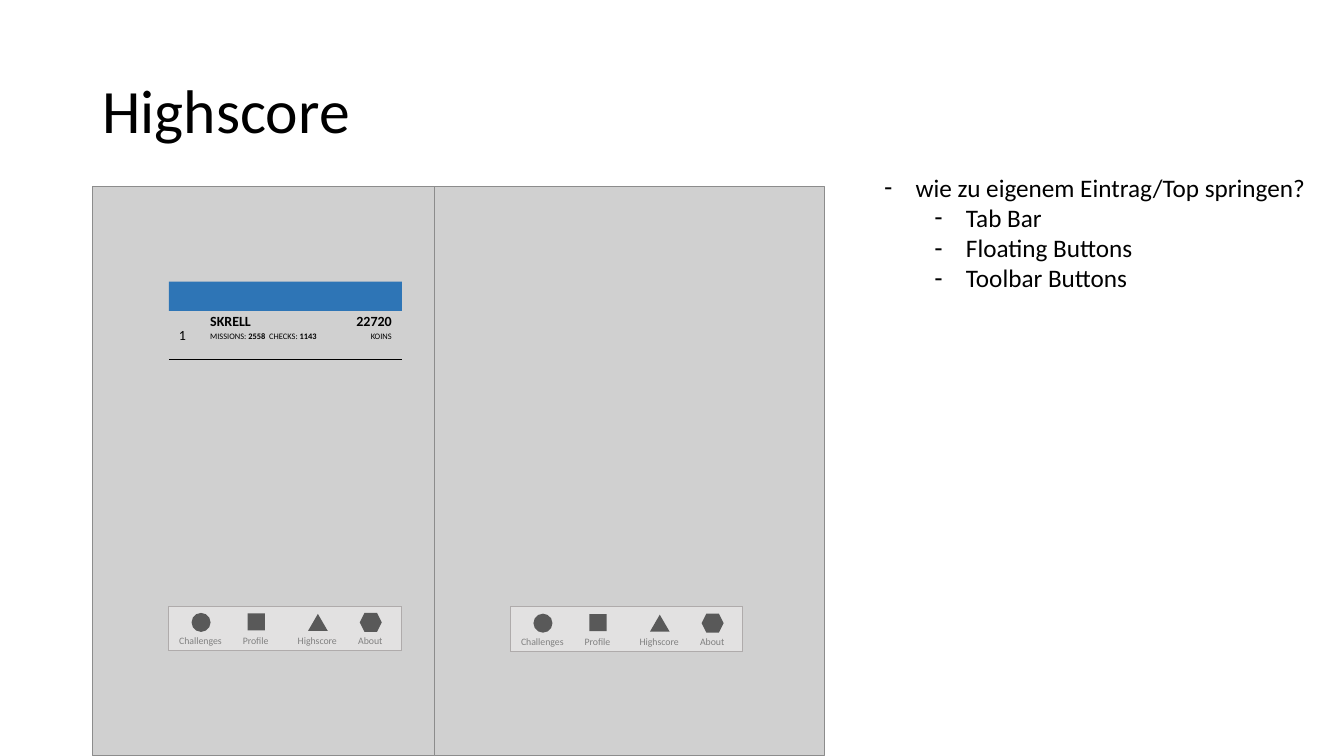
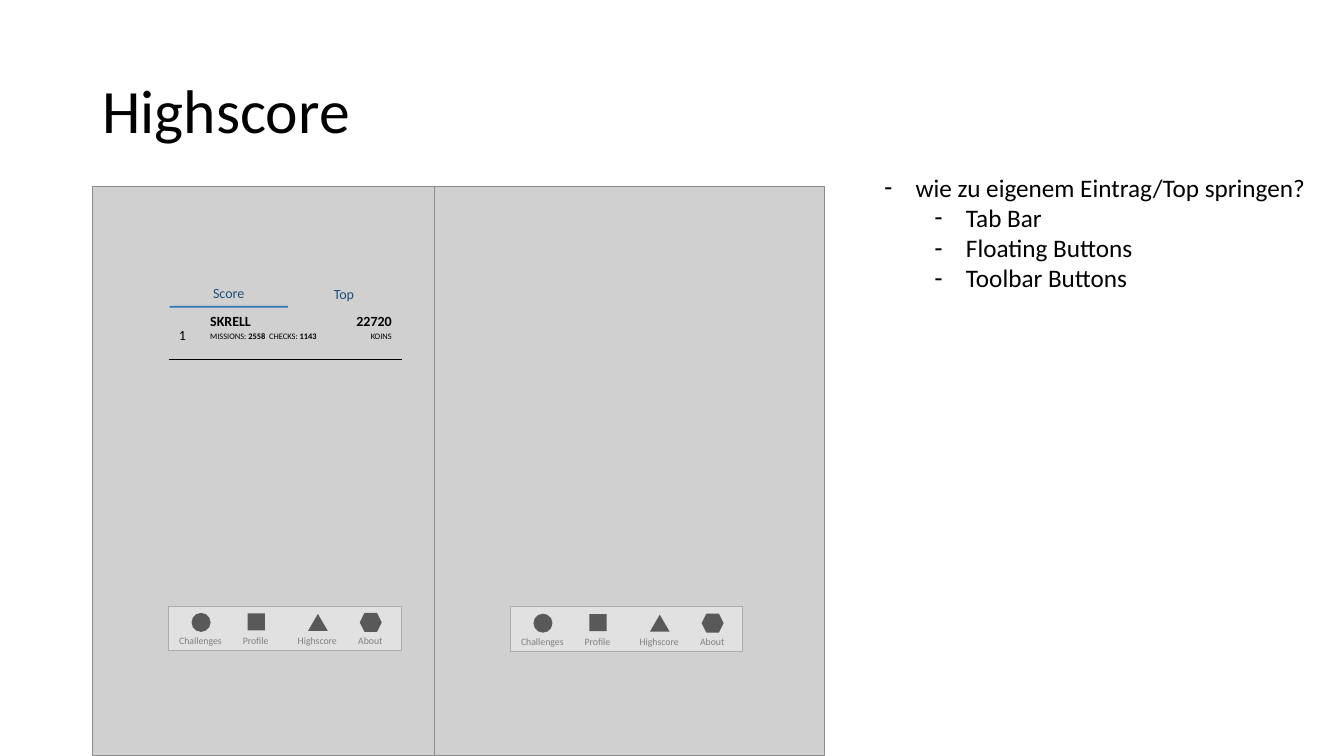
Before and after one commit to kort/kort-reloaded-docu, a slide deck: slide 3 of GUI Design/Android v2.pptx. Drawn at 1344x756 pixels with LibreOffice and Linux fonts; fonts in the diff are those of the drawing; grey boxes stand for pictures. Boxes give left, top, right and bottom in pixels: in the first picture for what was removed or moved away, otherwise in the second. Text is boxed around its words. In the diff, an @@ line names an element or a change of style, - is before the commit and + after.

Commit message:
edit highscore switch score/top

```diff
--- a/GUI Design/Android v2.pptx
+++ b/GUI Design/Android v2.pptx
@@ text added at [213, 289, 244, 298], 10 pt, text #1F4E79 @@
+Score
@@ text added at [334, 290, 354, 301], 10 pt, text #1F4E79 @@
+Top
@@ rectangle: place and size @@
-rectangle at [168, 281, 401, 311]
+rectangle at [169, 306, 287, 308]
```
